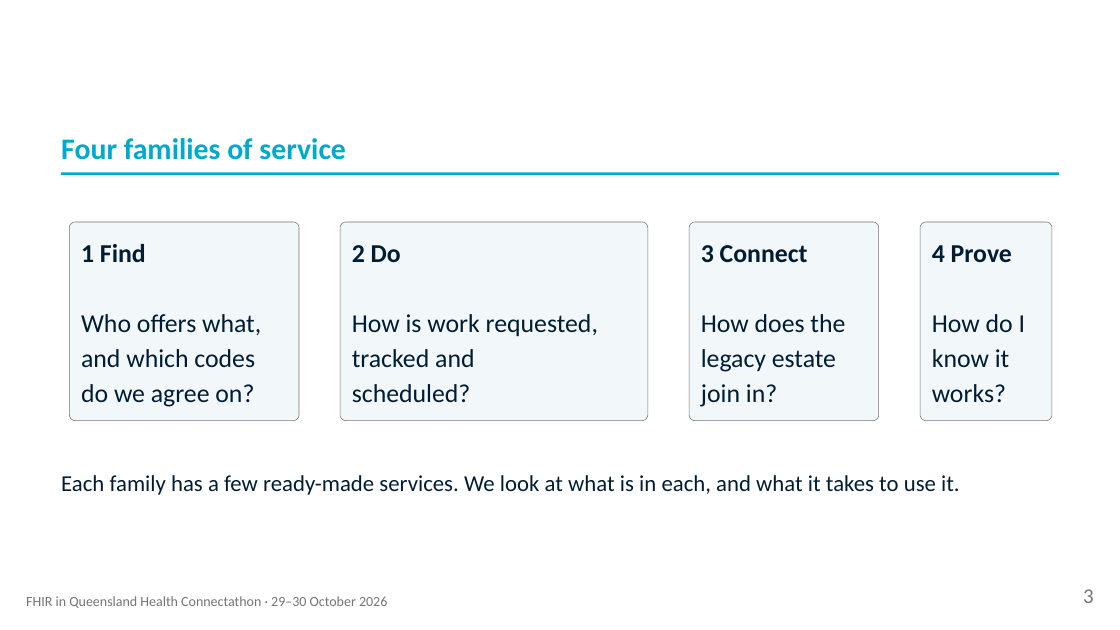
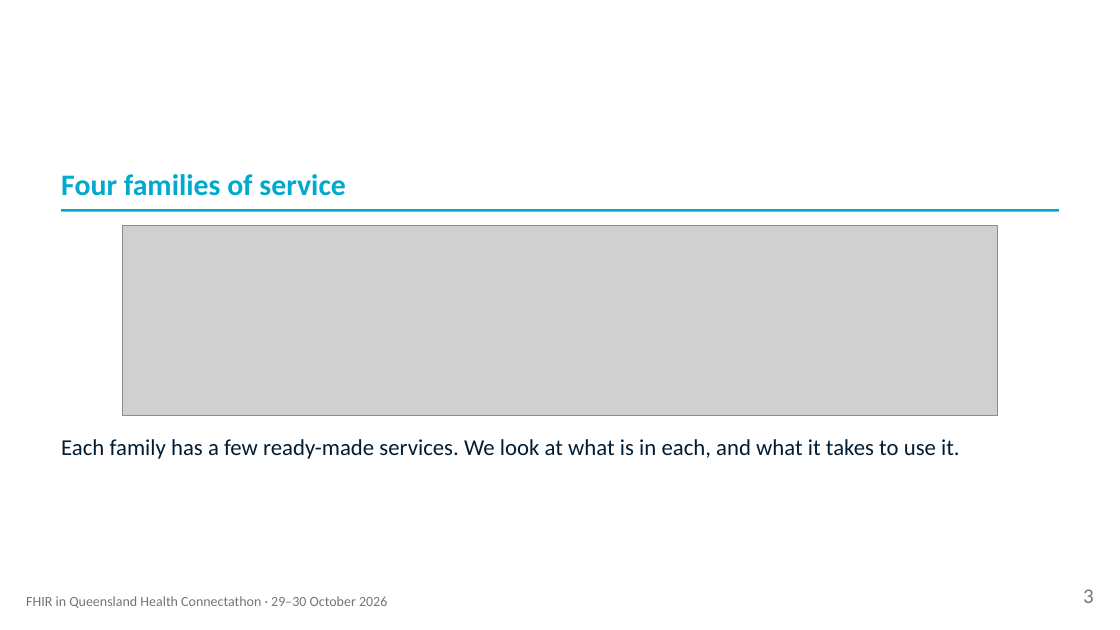
Before and after one commit to aehrc/qh-connectathon, a slide deck: slide 3 of 2026-10-29/2-FHIR-For-Services/Architects-Deck.pptx. Drawn at 1120x630 pixels with LibreOffice and Linux fonts; fonts in the diff are those of the drawing; grey boxes stand for pictures. Boxes give left, top, right and bottom in pixels: in the first picture for what was removed or moved away, otherwise in the second. Text is boxed around its words. In the diff, an @@ line names an element or a change of style, - is before the commit and + after.

```diff
--- a/2026-10-29/2-FHIR-For-Services/Architects-Deck.pptx
+++ b/2026-10-29/2-FHIR-For-Services/Architects-Deck.pptx
@@ text "Four families of service": place and size @@
-text "Four families of service" at (61, 138, 346, 160)
+text "Four families of service" at (61, 174, 346, 196)
@@ freeform shape: place and size @@
-freeform shape at (61, 172, 1060, 175)
+freeform shape at (61, 209, 1060, 212)
@@ freeform shape removed at (70, 222, 299, 420) @@
@@ freeform shape removed at (70, 222, 299, 420) @@
@@ picture added at (123, 226, 998, 416) @@
@@ freeform shape removed at (340, 222, 648, 420) @@
@@ freeform shape removed at (340, 222, 648, 420) @@
@@ freeform shape removed at (689, 222, 879, 420) @@
@@ freeform shape removed at (689, 222, 879, 420) @@
@@ freeform shape removed at (920, 222, 1052, 420) @@
@@ freeform shape removed at (920, 222, 1052, 420) @@
@@ text removed at (81, 244, 146, 262) @@
-1 Find
@@ text removed at (352, 245, 401, 262) @@
-2 Do
@@ text removed at (701, 245, 808, 262) @@
-3 Connect
@@ text removed at (932, 245, 1012, 262) @@
-4 Prove
@@ text removed at (81, 314, 261, 335) @@
-Who oﬀers what,
@@ text removed at (352, 314, 598, 336) @@
-How is work requested,
@@ text removed at (701, 314, 845, 332) @@
-How does the
@@ text removed at (932, 314, 1025, 332) @@
-How do I
@@ text removed at (81, 349, 255, 367) @@
-and which codes
@@ text removed at (352, 349, 474, 367) @@
-tracked and
@@ text removed at (701, 349, 836, 372) @@
-legacy estate
@@ text removed at (932, 349, 1010, 367) @@
-know it
@@ text removed at (81, 384, 254, 407) @@
-do we agree on?
@@ text removed at (352, 384, 471, 402) @@
-scheduled?
@@ text removed at (701, 384, 777, 407) @@
-join in?
@@ text removed at (932, 384, 1006, 402) @@
-works?
@@ text "Each family has a few ...": place and size @@
-text "Each family has a few ..." at (61, 475, 960, 495)
+text "Each family has a few ..." at (61, 439, 960, 459)
```
Also in this commit, not shown: 4 other slides changed, 6 other files.
